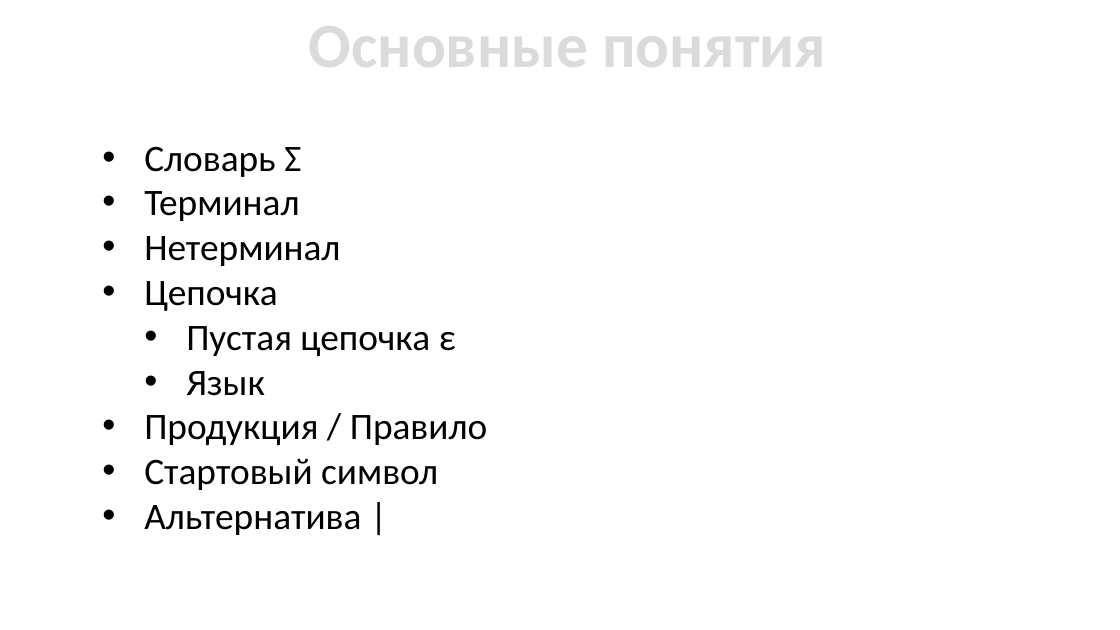
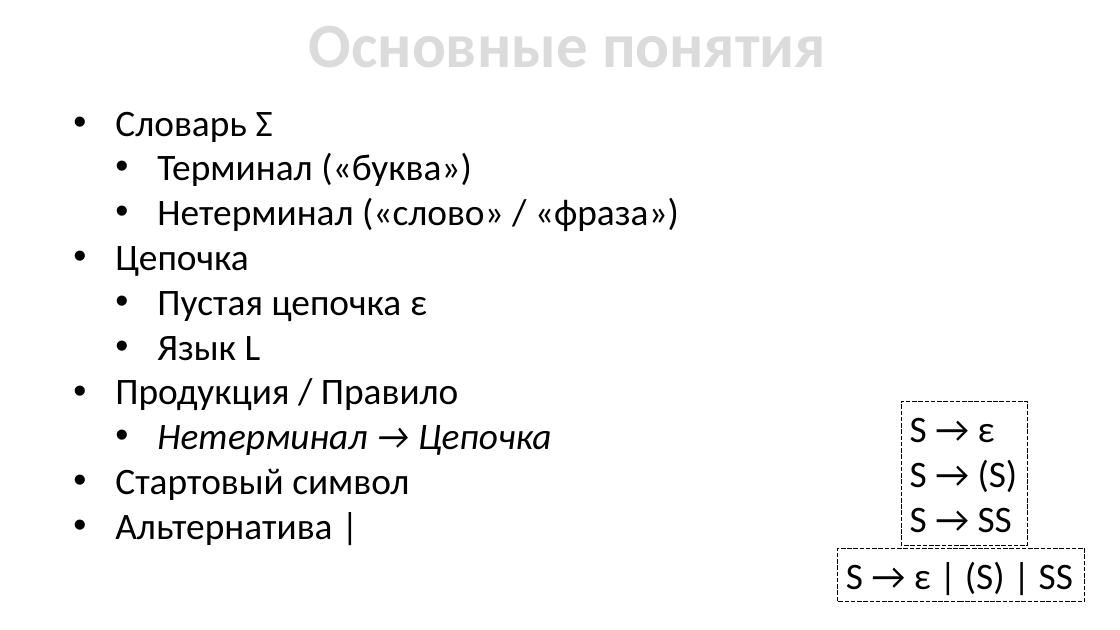
Before and after one commit to ukoloff/cfgram, a slide deck: slide 33 of slides/01 Intro.pptx. Drawn at 1120x630 pixels with LibreOffice and Linux fonts; fonts in the diff are those of the drawing. Boxes give left, top, right and bottom in pixels: in the first picture for what was removed or moved away, otherwise in the second. Text is boxed around its words. In the diff, an @@ line names an element or a change of style, - is before the commit and + after.

```diff
--- a/slides/01 Intro.pptx
+++ b/slides/01 Intro.pptx
@@ text "Словарь Σ": place and size @@
-text "Словарь Σ" at bbox=[144, 146, 487, 535]
+text "Словарь Σ" at bbox=[115, 111, 679, 545]
@@ text at bbox=[157, 153, 679, 231]: text changed @@
-• Терминал
-• Нетерминал
+  • Терминал («буква»)
+  • Нетерминал («слово» / «фраза»)
@@ text at bbox=[157, 336, 261, 361]: text changed @@
-  • Язык
+  • Язык L
@@ rectangle added at bbox=[902, 401, 1028, 545], outline #000000 0.75 pt dashed, 32 pt, text #000000 @@
+S → ε
+S → (S)
+S → SS
@@ text at bbox=[157, 425, 551, 455]: paragraph added @@
+  • Нетерминал → Цепочка
@@ rectangle added at bbox=[838, 549, 1085, 602], outline #000000 0.75 pt dashed, 32 pt, text #000000 @@
+S → ε | (S) | SS
```
Also in this commit, not shown: 14 other slides changed, 1 slide added, 1 slide removed.
